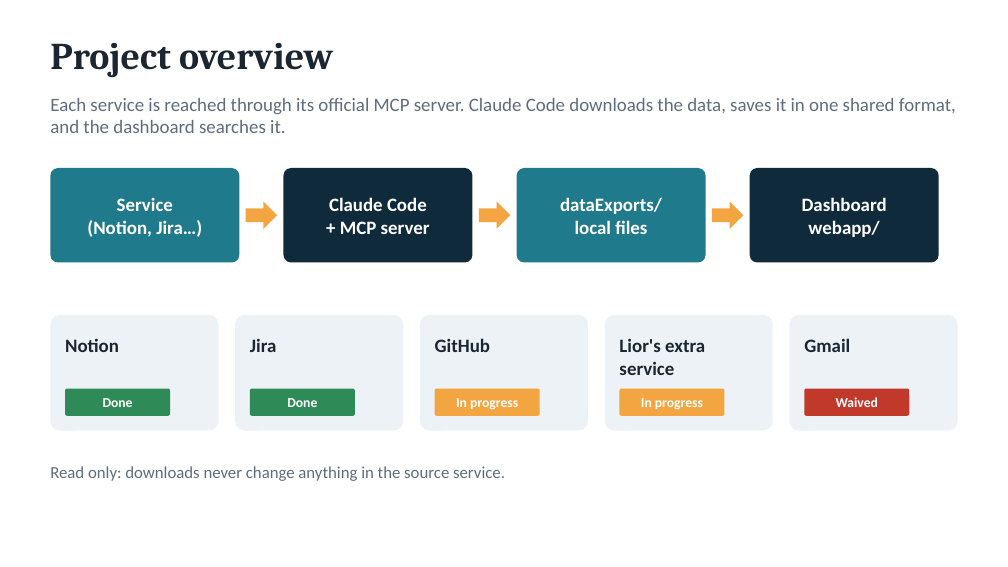
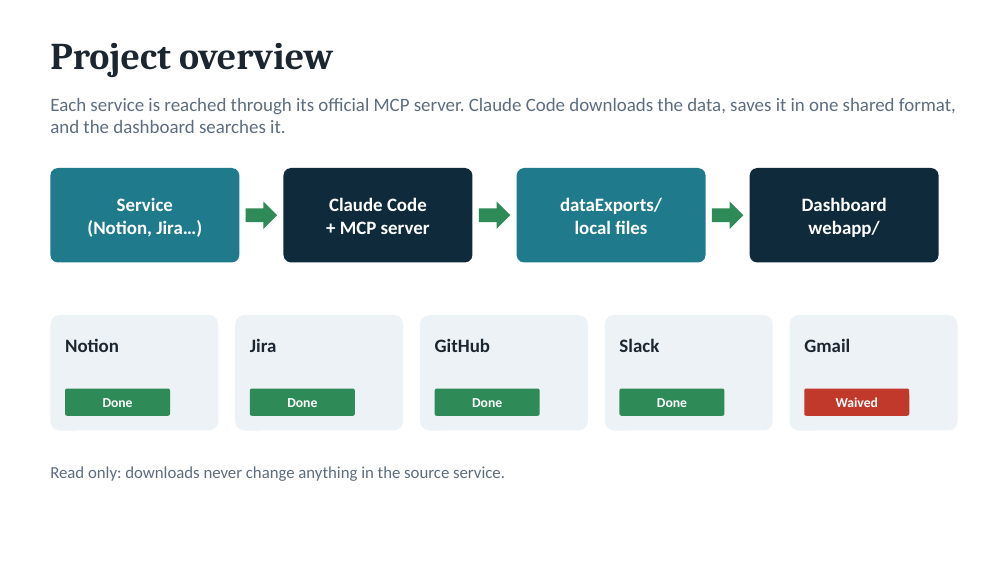
Before and after one commit to aiassistedyu-pixel/mcp-services-dashboard, a slide deck: slide 2 of presentation/project.pptx. Drawn at 1008x567 pixels with LibreOffice and Linux fonts; fonts in the diff are those of the drawing. Boxes give left, top, right and bottom in pixels: in the first picture for what was removed or moved away, otherwise in the second. Text is boxed around its words. In the diff, an @@ line names an element or a change of style, - is before the commit and + after.

Commit message:
Slide 10: GitHub and Slack original screenshots; slide 2: GitHub and Slack done

```diff
--- a/presentation/project.pptx
+++ b/presentation/project.pptx
@@ text at <box>619,338,659,352</box>: text changed @@
-Lior's extra service
+Slack
@@ fill #F2A541 to #2E8B57 in 5 elements at <box>246,202,278,229</box>, <box>479,202,510,229</box>, <box>712,202,744,229</box>, <box>435,389,540,416</box>, <box>619,389,724,416</box> @@
@@ text in rounded rectangle at <box>472,398,502,407</box>: text changed @@
-In progress
+Done
@@ text in rounded rectangle at <box>657,398,687,407</box>: text changed @@
-In progress
+Done
```
Also in this commit, not shown: 1 other slide changed, 3 other files.
